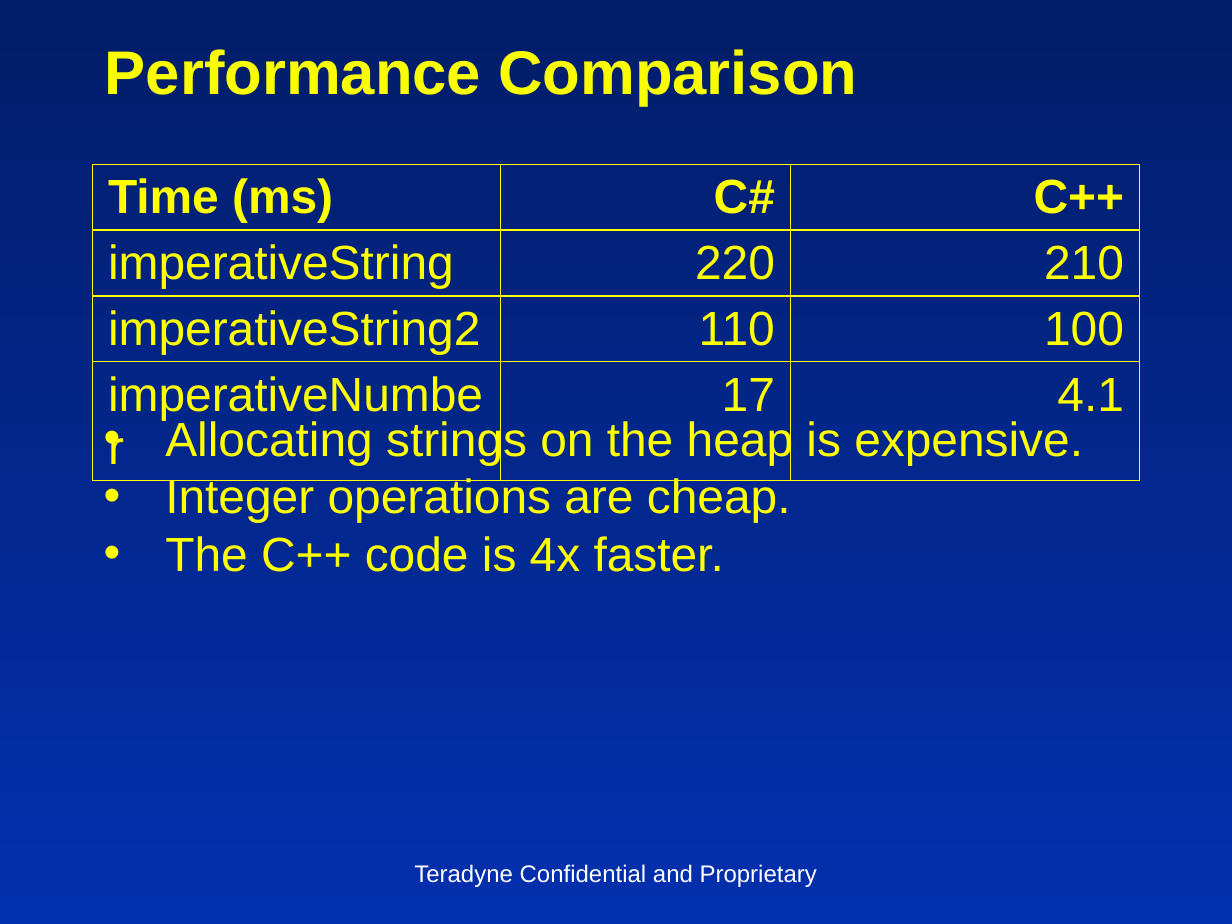
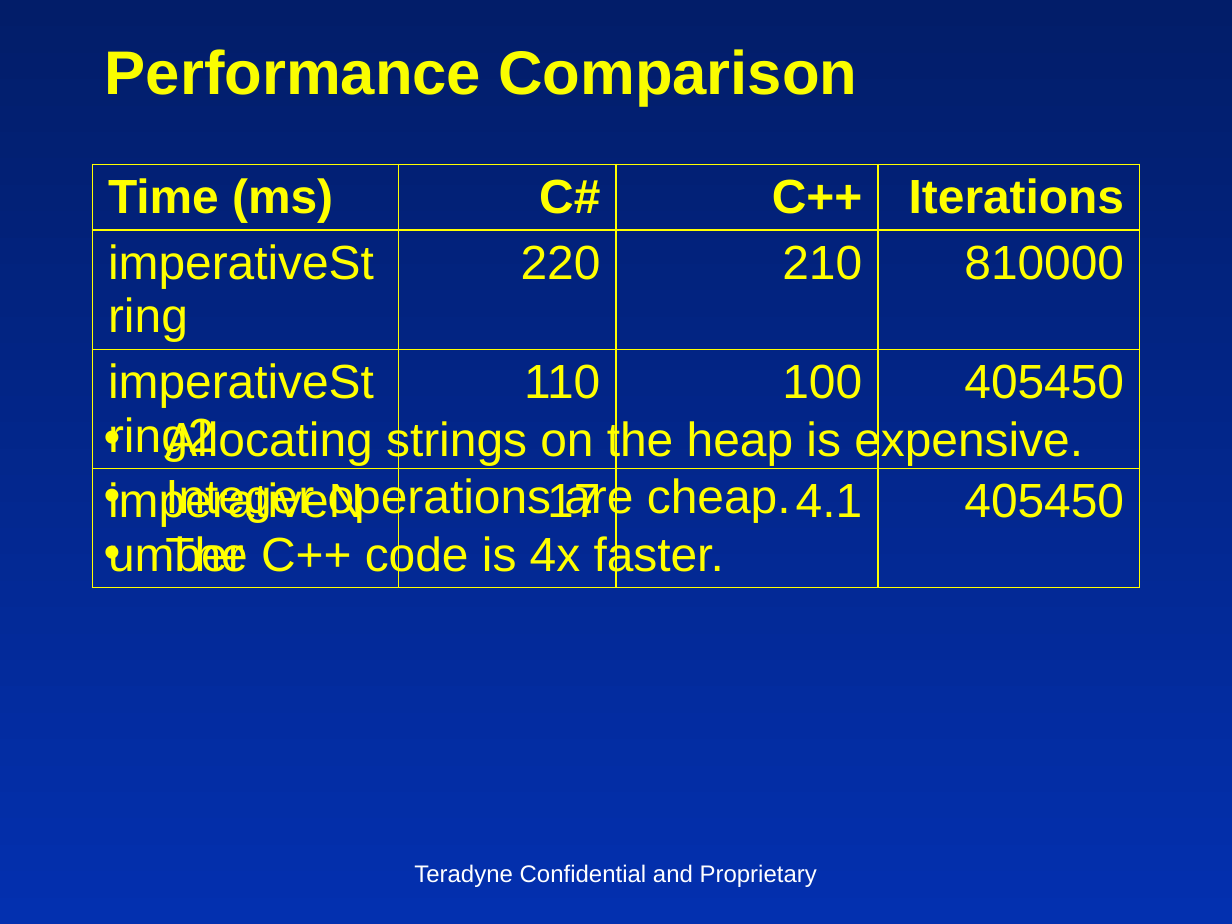
Before and after one commit to insideoutclub/Euler, a slide deck: slide 9 of FiveEasyPieces4.pptx. Drawn at 1232x924 pixels with LibreOffice and Linux fonts; fonts in the diff are those of the drawing. Boxes give left, top, right and bottom in pixels: in the first picture for what was removed or moved away, otherwise in the second. Text is boxed around its words. In the diff, an @@ line names an element or a change of style, - is before the commit and + after.

```diff
--- a/FiveEasyPieces4.pptx
+++ b/FiveEasyPieces4.pptx
@@ table at (92,164,1141,522) @@
+column 4: Iterations | 810000 | 405450 | 405450
```
Also in this commit, not shown: 4 other slides changed.
